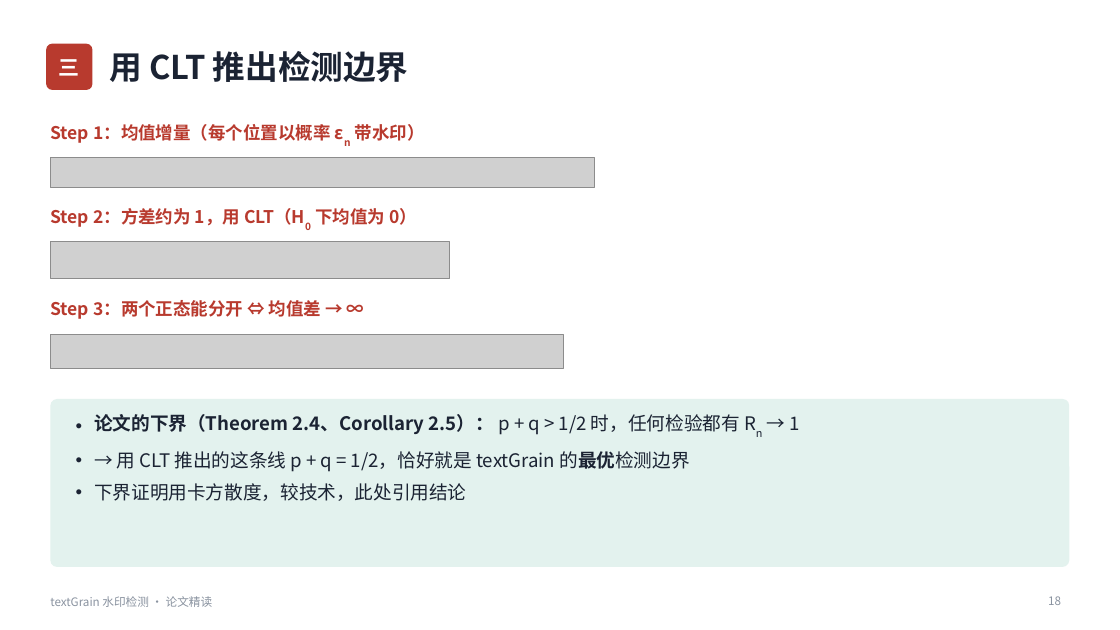
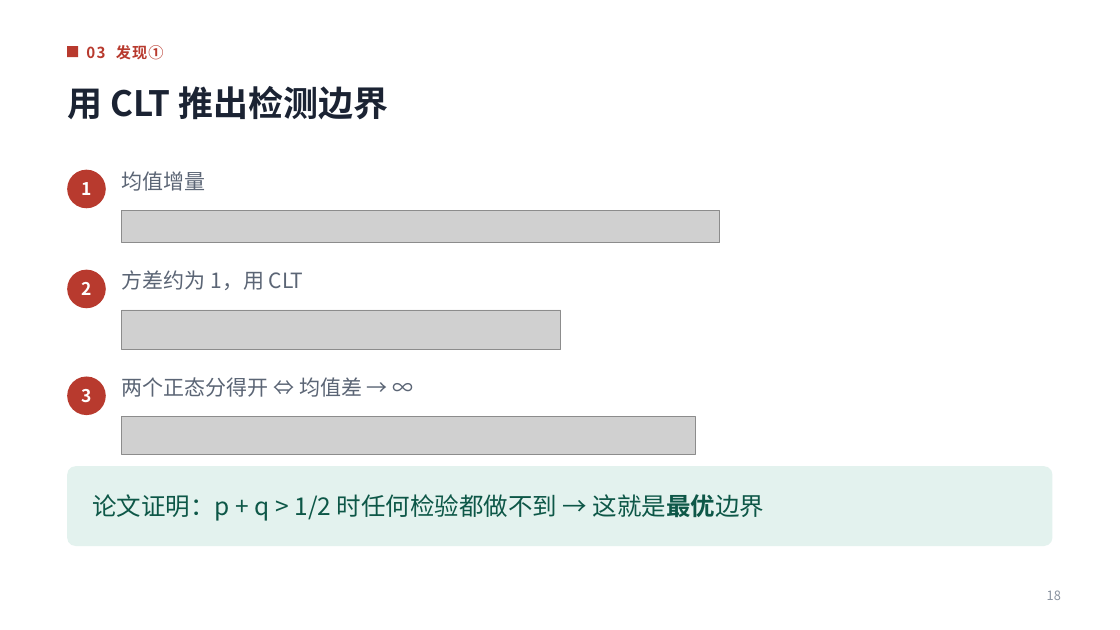
Before and after one commit to huyhoang345txt-arch/ppt, a slide deck: slide 18 of textGrain水印检测_论文精读.pptx. Drawn at 1120x630 pixels with LibreOffice and Linux fonts; fonts in the diff are those of the drawing; grey boxes stand for pictures. Boxes give left, top, right and bottom in pixels: in the first picture for what was removed or moved away, otherwise in the second. Text is boxed around its words. In the diff, an @@ line names an element or a change of style, - is before the commit and + after.

```diff
--- a/textGrain水印检测_论文精读.pptx
+++ b/textGrain水印检测_论文精读.pptx
@@ rounded rectangle removed at (46,44,92,90) @@
-三
@@ rectangle added at (67,46,78,57), fill #B83A2E @@
@@ text added at (86,45,164,60), 13 pt, text #B83A2E, bold @@
+03 发现①
@@ title "用 CLT 推出检测边界": place and size @@
-title "用 CLT 推出检测边界" at (109,51,409,82)
+title "用 CLT 推出检测边界" at (67,86,388,120)
@@ title "用 CLT 推出检测边界" at (67,86,388,120): size 28 to 30 pt @@
@@ text removed at (50,124,425,143) @@
-Step 1：均值增量（每个位置以概率 εn 带水印）
@@ ellipse added at (67,170,106,208), fill #B83A2E, 15 pt, text #FFFFFF, bold @@
+1
@@ text at (122,171,206,191): text changed; size 15 to 18 pt; text colour #B83A2E to #5B6575; bold off @@
-Step 2：方差约为 1，用 CLT（H0 下均值为 0）
+均值增量
@@ picture: place and size @@
-picture at (50,158,594,187)
+picture at (122,210,720,243)
@@ ellipse added at (67,270,106,308), fill #B83A2E, 15 pt, text #FFFFFF, bold @@
+2
@@ text added at (122,270,304,290), 18 pt, text #5B6575 @@
+方差约为 1，用 CLT
@@ picture: place and size @@
-picture at (50,242,450,278)
+picture at (122,310,561,350)
@@ ellipse added at (67,376,106,415), fill #B83A2E, 15 pt, text #FFFFFF, bold @@
+3
@@ text at (122,377,362,397): text changed; size 15 to 18 pt; text colour #B83A2E to #5B6575; bold off @@
-Step 3：两个正态能分开 ⇔ 均值差 → ∞
+两个正态分得开 ⇔ 均值差 → ∞
@@ picture: place and size @@
-picture at (50,334,564,369)
+picture at (122,417,695,455)
@@ rounded rectangle: place and size @@
-rounded rectangle at (50,399,1070,567)
+rounded rectangle at (67,466,1053,546)
@@ rounded rectangle at (67,466,1053,546): proportions changed @@
@@ text "论文证明：p + q > 1/2 ..." at (92,494,764,521): vertical alignment top to middle @@
@@ text at (92,494,764,521): text changed; size 16 to 21 pt; text colour #1B2333 to #0D5747 @@
-• 论文的下界（Theorem 2.4、Corollary 2.5）： p + q > 1/2 时，任何检验都有 Rn → 1
-• → 用 CLT 推出的这条线 p + q = 1/2，恰好就是 textGrain 的最优检测边界
-• 下界证明用卡方散度，较技术，此处引用结论
+论文证明：p + q > 1/2 时任何检验都做不到 → 这就是最优边界
@@ text removed at (50,596,213,607) @@
-textGrain 水印检测 · 论文精读
@@ page number at (1047,590,1061,600): size 10 to 11 pt @@
```
Also in this commit, not shown: 24 other slides changed, 6 slides added, 6 slides removed.
